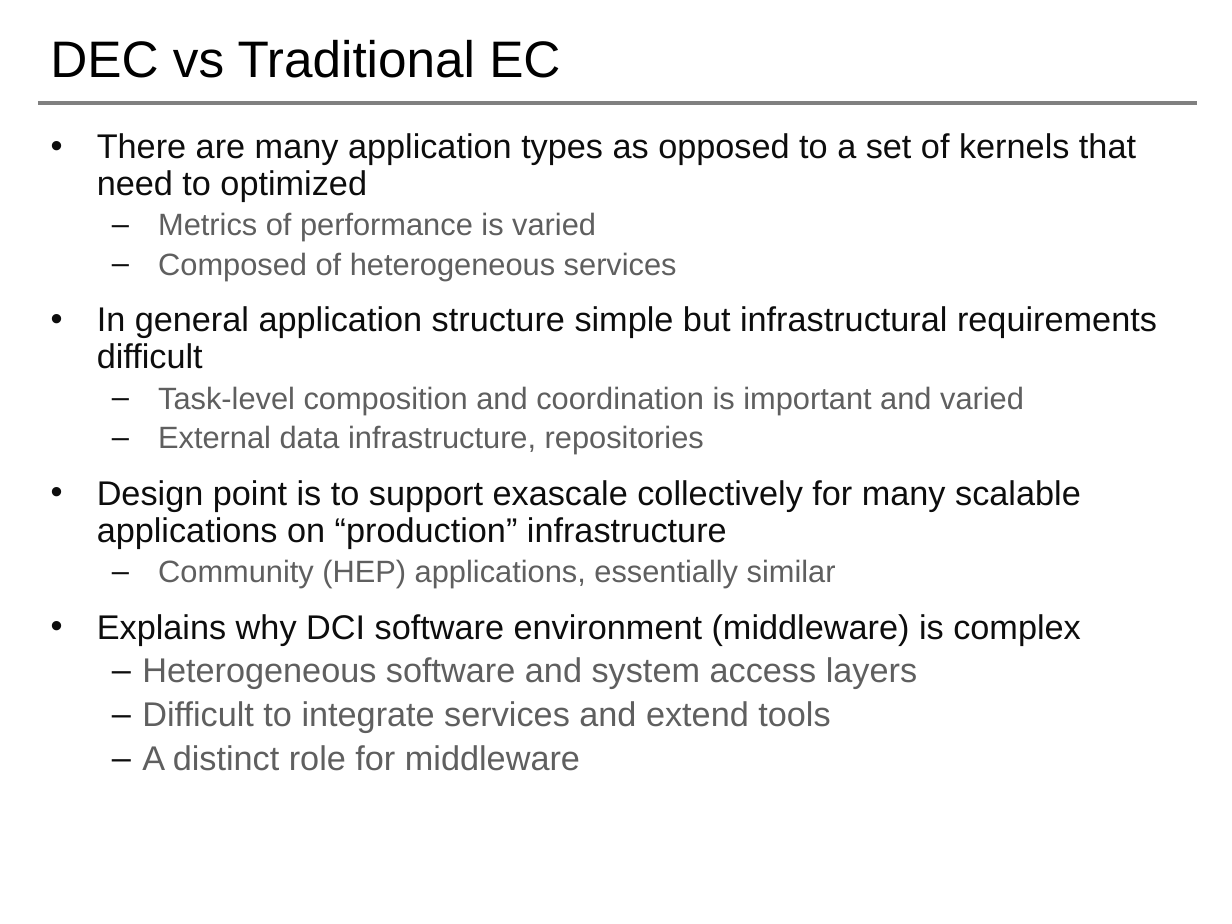
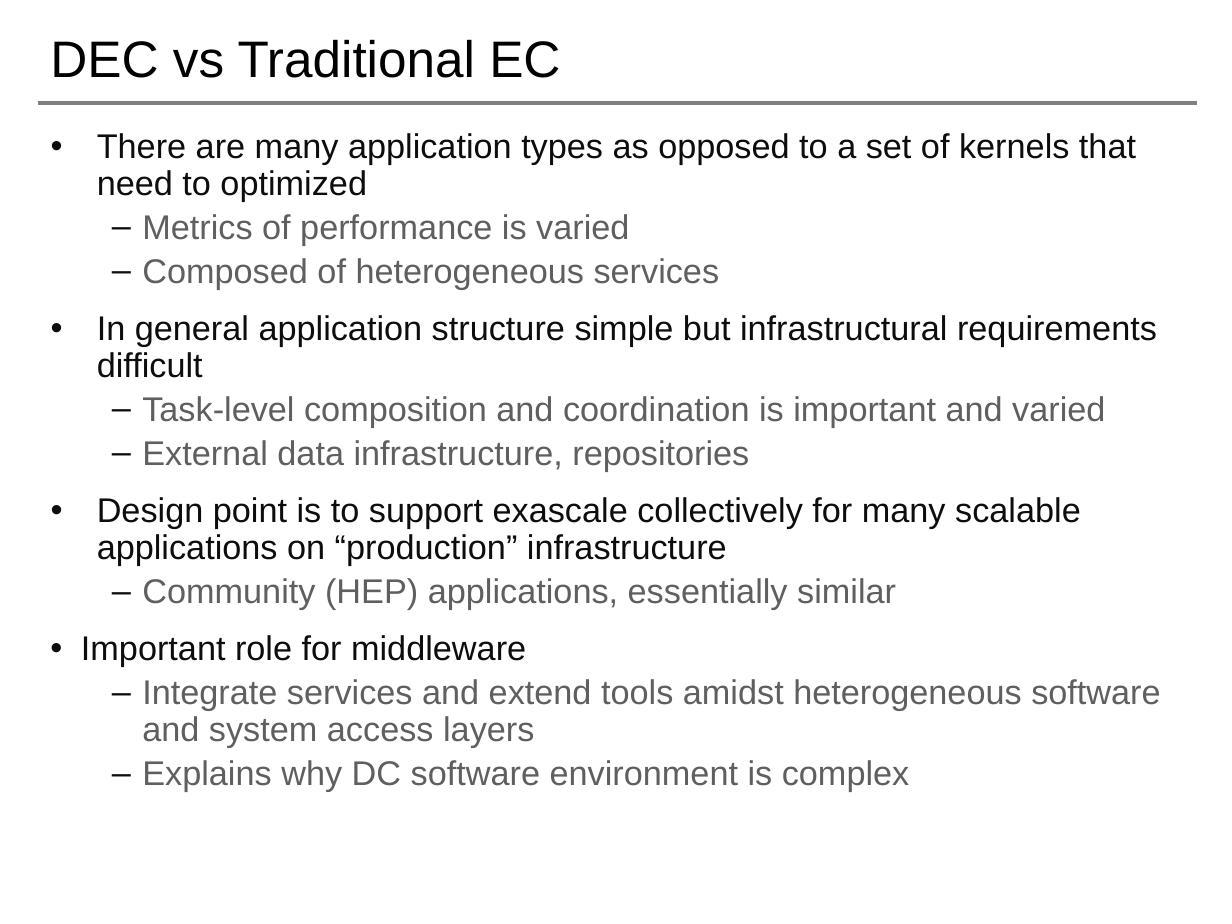
Before and after one commit to saga-project/NGMW, a slide deck: slide 6 of presentations/radical-modsim.pptx. Drawn at 1232x924 pixels with LibreOffice and Linux fonts; fonts in the diff are those of the drawing; background and template pictures are left out. Boxes give left, top, right and bottom in pixels: in the first picture for what was removed or moved away, otherwise in the second. Text is boxed around its words. In the diff, an @@ line names an element or a change of style, - is before the commit and + after.

```diff
--- a/presentations/radical-modsim.pptx
+++ b/presentations/radical-modsim.pptx
@@ text at box(142, 214, 1105, 609): size 18 to 20 pt in "Metrics of performance is varied", "Composed of heterogeneous services", "Task-level composition and coordination is important and ...", "External data infrastructure, repositories" and 1 more places; indent changed @@
@@ text at box(81, 635, 1160, 791): text changed @@
-• Explains why DCI software environment (middleware) is complex
-  – Heterogeneous software and system access layers
-  – Difficult to integrate services and extend tools
-  – A distinct role for middleware
+• Important role for middleware
+  – Integrate services and extend tools amidst heterogeneous software and system access layers
+  – Explains why DC software environment is complex
```
Also in this commit, not shown: 6 other slides changed, 3 slides added, 1 other file.
